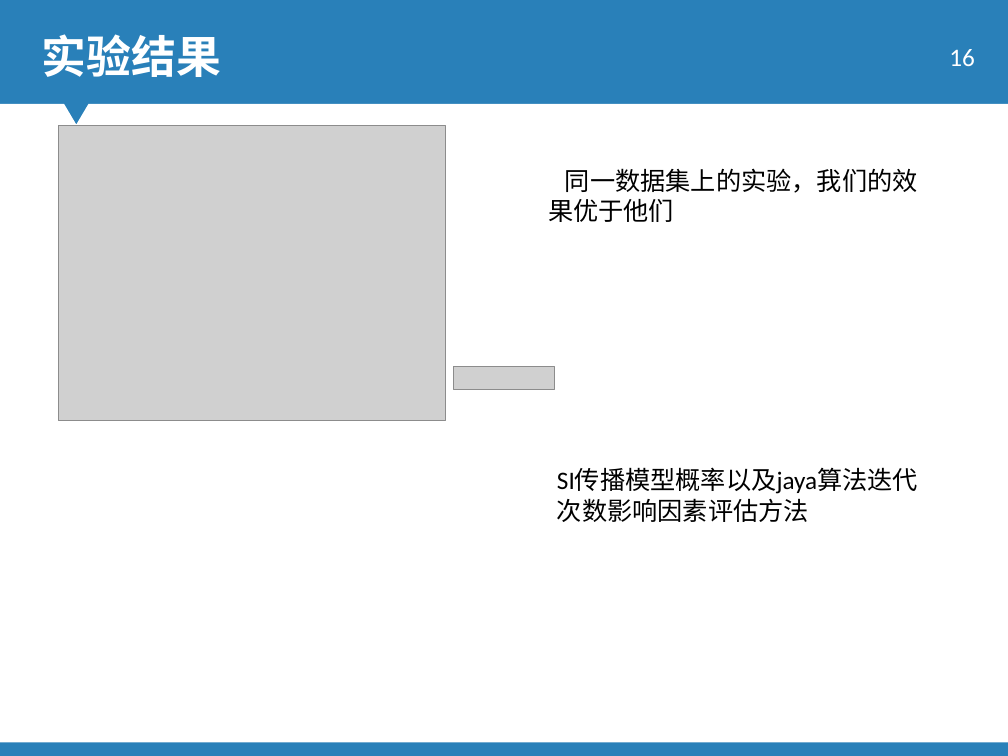
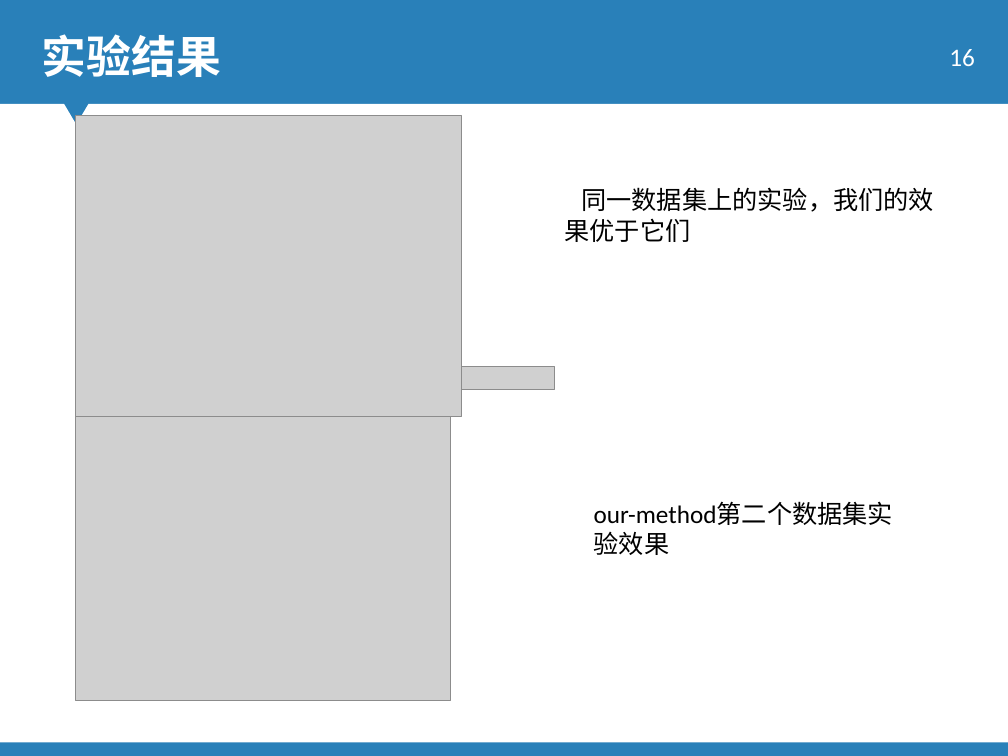
Before and after one commit to 15779235038/mypaper, a slide deck: slide 16 of jarden_center/main_code/single-multiple-source/baseon_setCover/鲍志强.pptx. Drawn at 1008x756 pixels with LibreOffice and Linux fonts; fonts in the diff are those of the drawing; grey boxes stand for pictures; background and template pictures are left out. Boxes give left, top, right and bottom in pixels: in the first picture for what was removed or moved away, otherwise in the second. Text is boxed around its words. In the diff, an @@ line names an element or a change of style, - is before the commit and + after.

```diff
--- a/jarden_center/main_code/single-multiple-source/baseon_setCover/鲍志强.pptx
+++ b/jarden_center/main_code/single-multiple-source/baseon_setCover/鲍志强.pptx
@@ picture: place and size @@
-picture at [58,125,446,420]
+picture at [76,116,462,416]
@@ text at [564,187,934,242]: text changed @@
-同一数据集上的实验，我们的效果优于他们
+同一数据集上的实验，我们的效果优于它们
@@ picture added at [76,416,451,701] @@
@@ text removed at [547,460,936,531] @@
-SI传播模型概率以及jaya算法迭代次数影响因素评估方法
@@ text added at [594,502,893,525], 18 pt, text #000000 @@
+our-method第二个数据集实验效果
```
Also in this commit, not shown: 4 other slides changed, 1 slide added, 14 other files.
